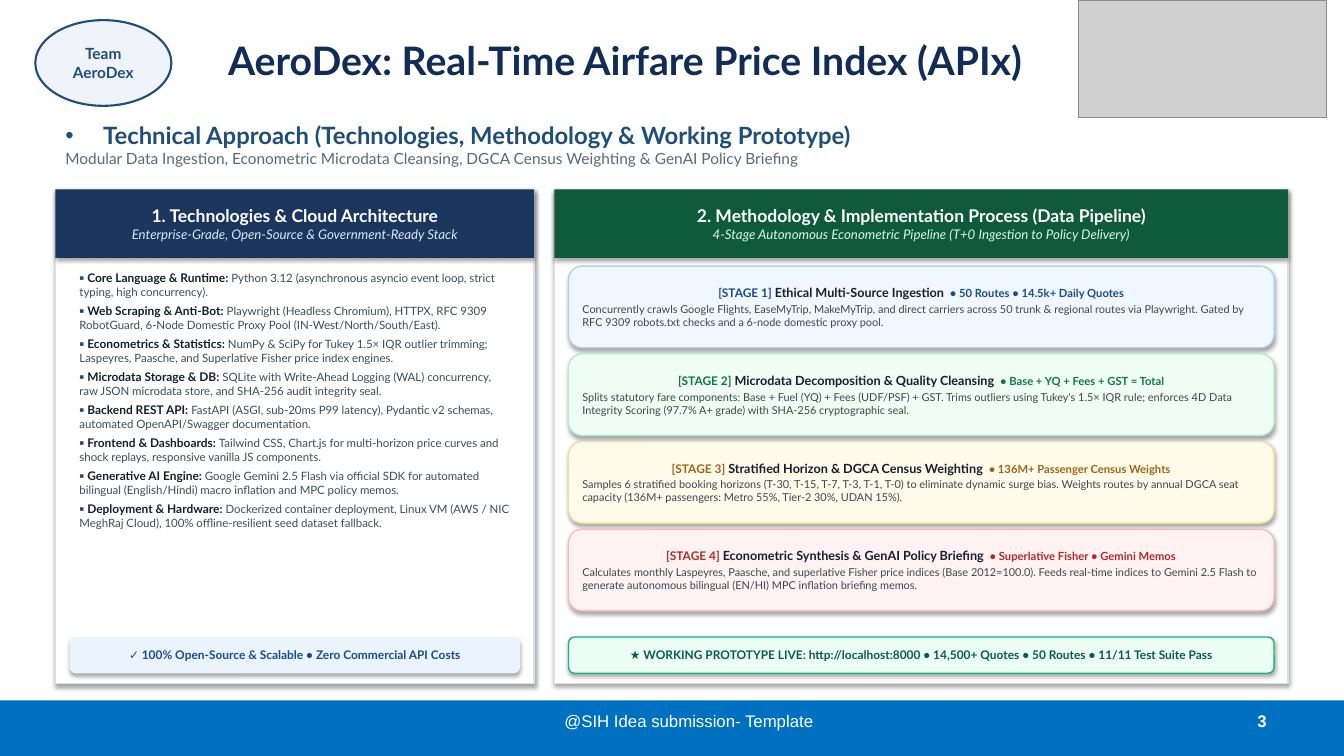
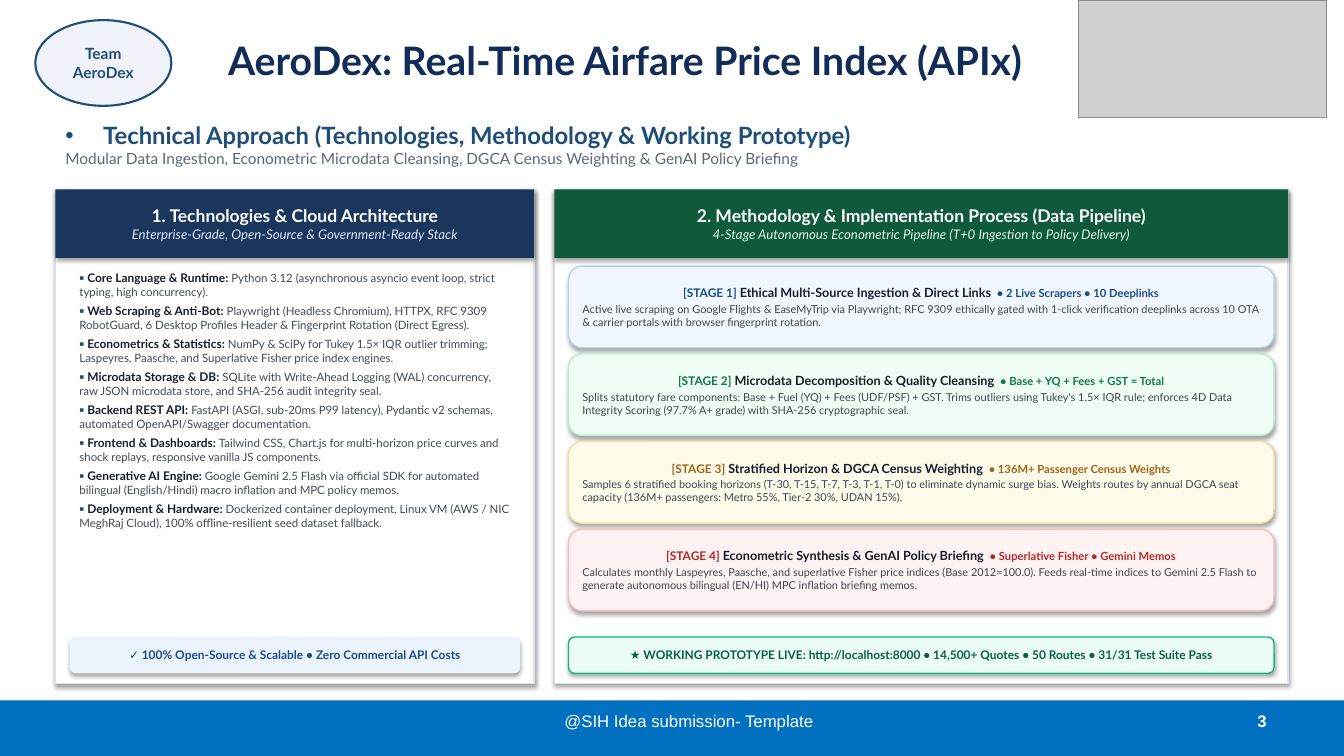
Before and after one commit to Manan-013/AirfarePriceIndex_SIH, a slide deck: slide 3 of AeroDex_SIH2026_Submission.pptx. Drawn at 1344x756 pixels with LibreOffice and Linux fonts; fonts in the diff are those of the drawing; grey boxes stand for pictures. Boxes give left, top, right and bottom in pixels: in the first picture for what was removed or moved away, otherwise in the second. Text is boxed around its words. In the diff, an @@ line names an element or a change of style, - is before the commit and + after.

Commit message:
Audit & Governance: Align scraping catalog, egress architecture, and calibrated shock simulations with strict honesty standards

```diff
--- a/AeroDex_SIH2026_Submission.pptx
+++ b/AeroDex_SIH2026_Submission.pptx
@@ text in rounded rectangle at [582, 287, 1259, 328]: text changed @@
-[STAGE 1] Ethical Multi-Source Ingestion • 50 Routes • 14.5k+ Daily Quotes
-Concurrently crawls Google Flights, EaseMyTrip, MakeMyTrip, and direct carriers across 50 trunk & regional routes via Playwright. Gated by RFC 9309 robots.txt checks and a 6-node domestic proxy pool.
+[STAGE 1] Ethical Multi-Source Ingestion & Direct Links • 2 Live Scrapers • 10 Deeplinks
+Active live scraping on Google Flights & EaseMyTrip via Playwright; RFC 9309 ethically gated with 1-click verification deeplinks across 10 OTA & carrier portals with browser fingerprint rotation.
@@ text at [79, 306, 487, 331]: text changed @@
-▪ Web Scraping & Anti-Bot: Playwright (Headless Chromium), HTTPX, RFC 9309 RobotGuard, 6-Node Domestic Proxy Pool (IN-West/North/South/East).
+▪ Web Scraping & Anti-Bot: Playwright (Headless Chromium), HTTPX, RFC 9309 RobotGuard, 6 Desktop Profiles Header & Fingerprint Rotation (Direct Egress).
@@ text in rounded rectangle at [643, 650, 1213, 661]: text changed @@
-★ WORKING PROTOTYPE LIVE: http://localhost:8000 • 14,500+ Quotes • 50 Routes • 11/11 Test Suite Pass
+★ WORKING PROTOTYPE LIVE: http://localhost:8000 • 14,500+ Quotes • 50 Routes • 31/31 Test Suite Pass
```
Also in this commit, not shown: 9 other files.
